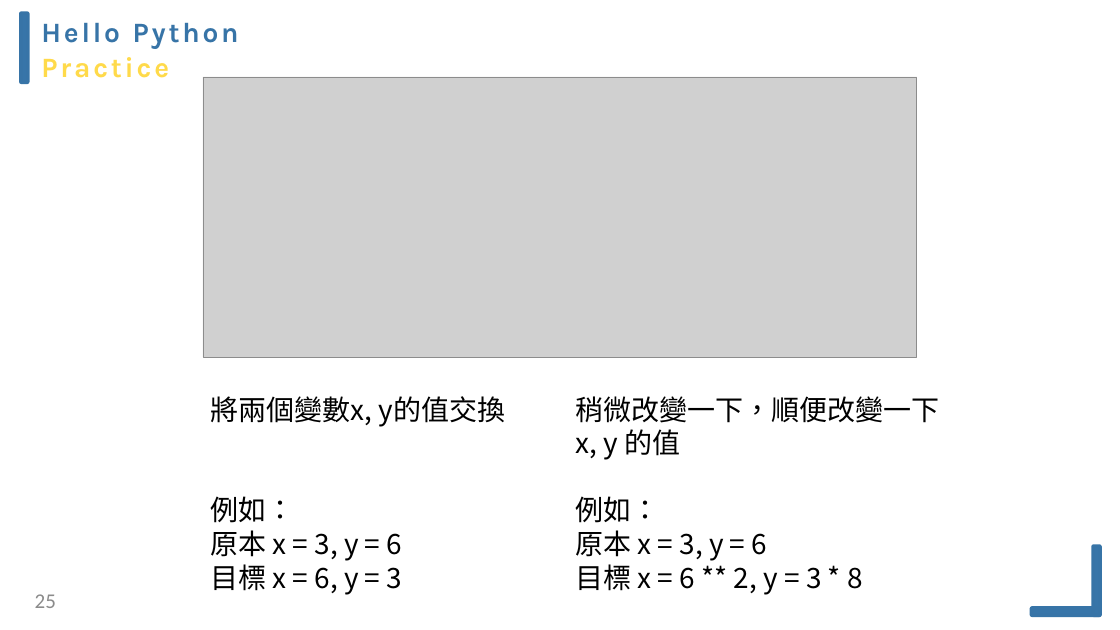
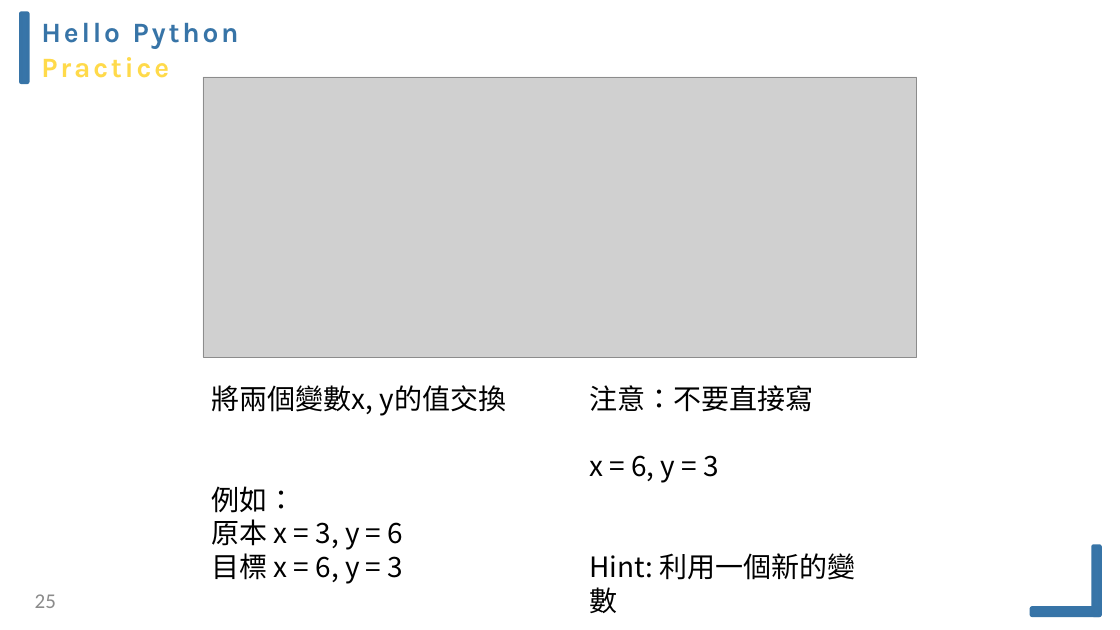
Before and after one commit to Kenchu123/EECamp2020, a slide deck: slide 25 of ppt/python2020-v4.pptx. Drawn at 1120x630 pixels with LibreOffice and Linux fonts; fonts in the diff are those of the drawing; grey boxes stand for pictures. Boxes give left, top, right and bottom in pixels: in the first picture for what was removed or moved away, otherwise in the second. Text is boxed around its words. In the diff, an @@ line names an element or a change of style, - is before the commit and + after.

```diff
--- a/ppt/python2020-v4.pptx
+++ b/ppt/python2020-v4.pptx
@@ text "將兩個變數x, y的值交換": place and size @@
-text "將兩個變數x, y的值交換" at [210, 396, 505, 595]
+text "將兩個變數x, y的值交換" at [211, 385, 506, 584]
@@ text added at [589, 385, 855, 580], 24 pt, text #000000 @@
+注意：不要直接寫
+x = 6, y = 3
+Hint: 利用一個新的變數
@@ text removed at [575, 396, 939, 595] @@
-稍微改變一下，順便改變一下
-x, y 的值
-例如：
-原本 x = 3, y = 6
-目標 x = 6 ** 2, y = 3 * 8
```
Also in this commit, not shown: 30 other slides changed, 2 slides added, 3 slides removed, 3 other files.
